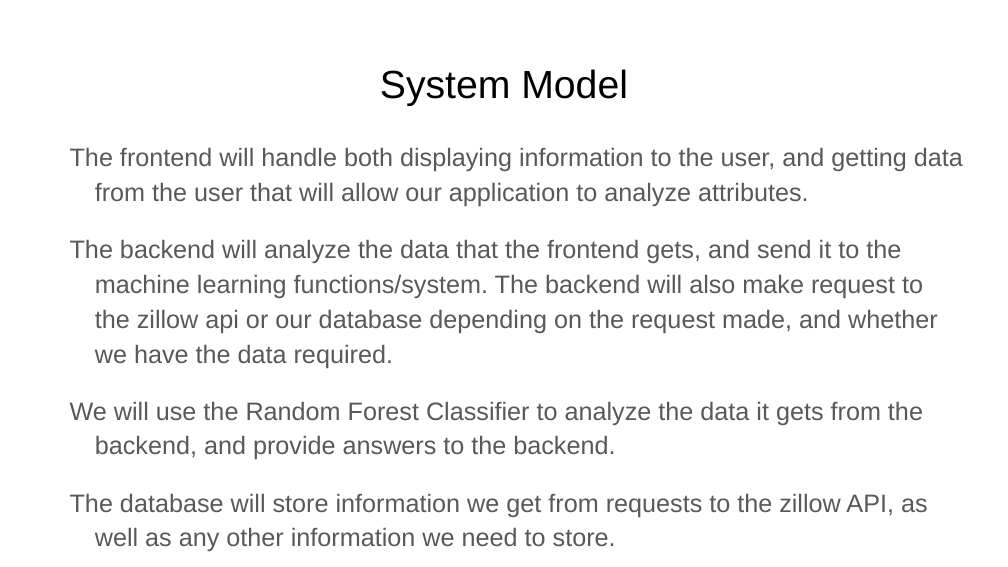
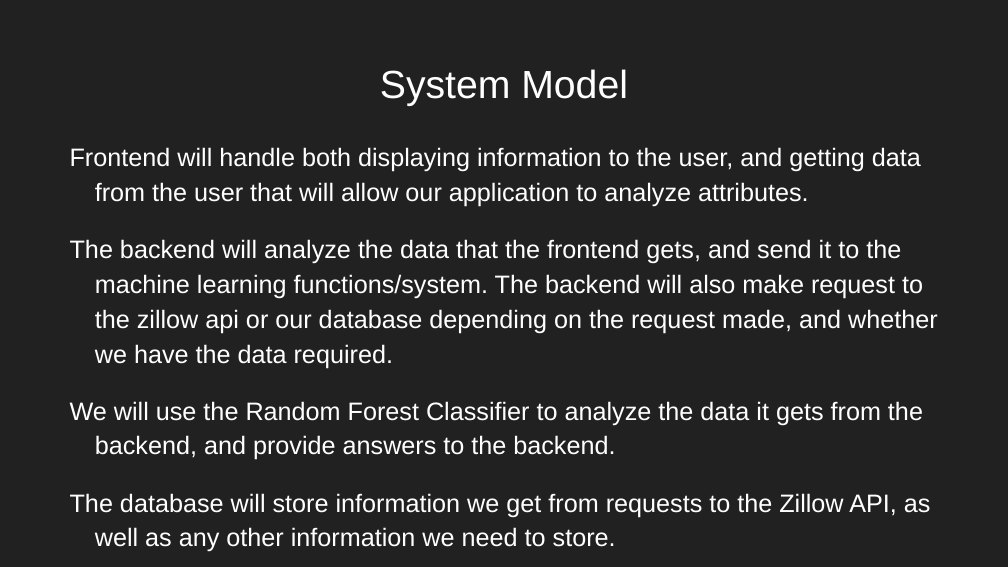
Before and after one commit to nreader72/NostraDomicile, a slide deck: slide 10 of docs/NostraDomicile.pptx (slide 5 before the commit). Drawn at 1008x567 pixels with LibreOffice and Linux fonts; fonts in the diff are those of the drawing; background and template pictures are left out. Boxes give left, top, right and bottom in pixels: in the first picture for what was removed or moved away, otherwise in the second. Text is boxed around its words. In the diff, an @@ line names an element or a change of style, - is before the commit and + after.

```diff
--- a/docs/NostraDomicile.pptx
+++ b/docs/NostraDomicile.pptx
@@ background #FFFFFF to picture (left out) @@
@@ title "System Model" at (380, 69, 628, 106): text colour #000000 to #FFFFFF @@
@@ text at (70, 147, 921, 207): text changed; text colour #595959 to #FFFFFF @@
-The frontend will handle both displaying information to the user, and getting data from the user that will allow our application to analyze attributes.
+Frontend will handle both displaying information to the user, and getting data from the user that will allow our application to analyze attributes.
@@ text at (70, 239, 938, 460): text colour #595959 to #FFFFFF in "The backend will analyze the data that ...", "We will use the Random Forest Classifier ..." @@
@@ text at (70, 493, 931, 517): text changed; text colour #595959 to #FFFFFF @@
-The database will store information we get from requests to the zillow API, as well as any other information we need to store.
+The database will store information we get from requests to the Zillow API, as well as any other information we need to store.
```
Also in this commit, not shown: 7 other slides changed, 18 slides added, 9 slides removed.
